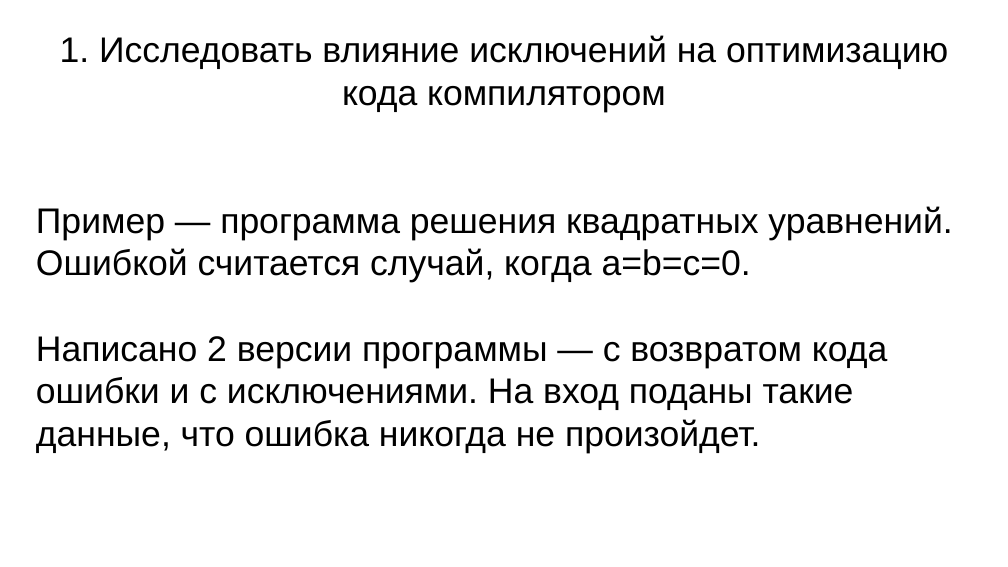
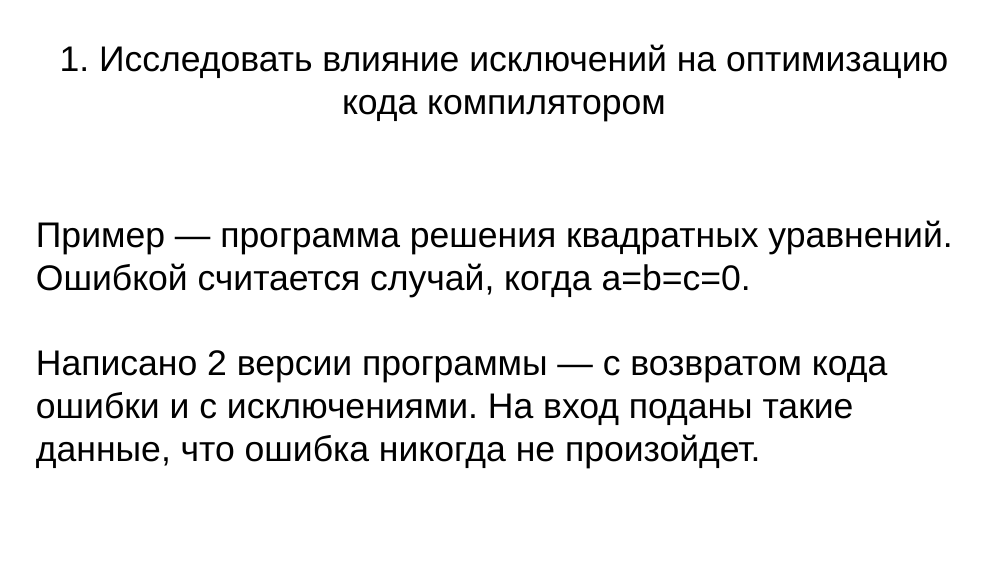
Before and after one commit to Leartiz/exception_research, a slide deck: slide 7 of about/presentation_v1.odp (slide 6 before the commit). Drawn at 1008x567 pixels with LibreOffice and Linux fonts; fonts in the diff are those of the drawing. Boxes give left, top, right and bottom in pixels: in the first picture for what was removed or moved away, otherwise in the second. Text is boxed around its words. In the diff, an @@ line names an element or a change of style, - is before the commit and + after.

```diff
--- a/about/presentation_v1.odp
+++ b/about/presentation_v1.odp
@@ title "1. Исследовать влияние исключений на ...": place and size @@
-title "1. Исследовать влияние исключений на ..." at [60,35,948,112]
+title "1. Исследовать влияние исключений на ..." at [60,44,948,121]
@@ subtitle "Пример — программа решения квадратных ...": place and size @@
-subtitle "Пример — программа решения квадратных ..." at [36,206,952,453]
+subtitle "Пример — программа решения квадратных ..." at [36,220,952,468]
```
Also in this commit, not shown: 8 other slides changed, 11 slides added, 3 slides removed, 10 other files.
